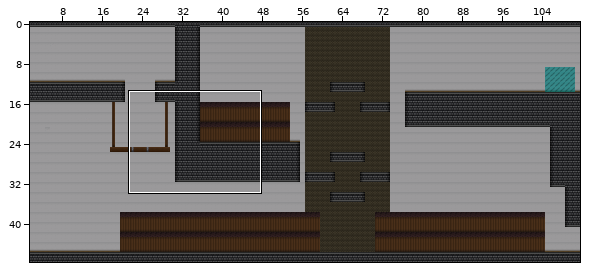
Level history. Tiled map: res/maps/level5.tmx. The picture above shows the old version from afar; the outline marks the close-up.
Close-up. Earlier state:
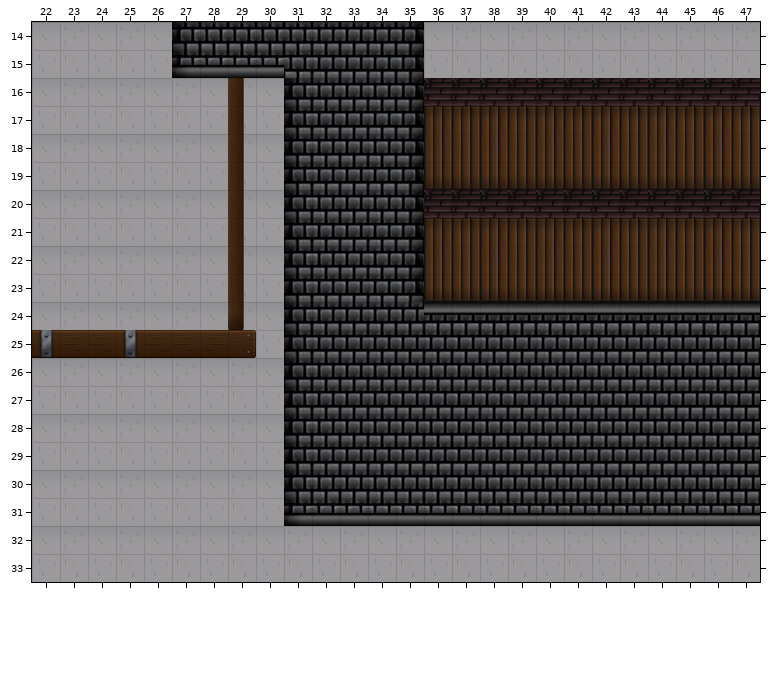
Cells are 64x64 px. Shown: x 22..47, y 14..33. The commit also changed other parts of the map, which this record leaves out.
The result:
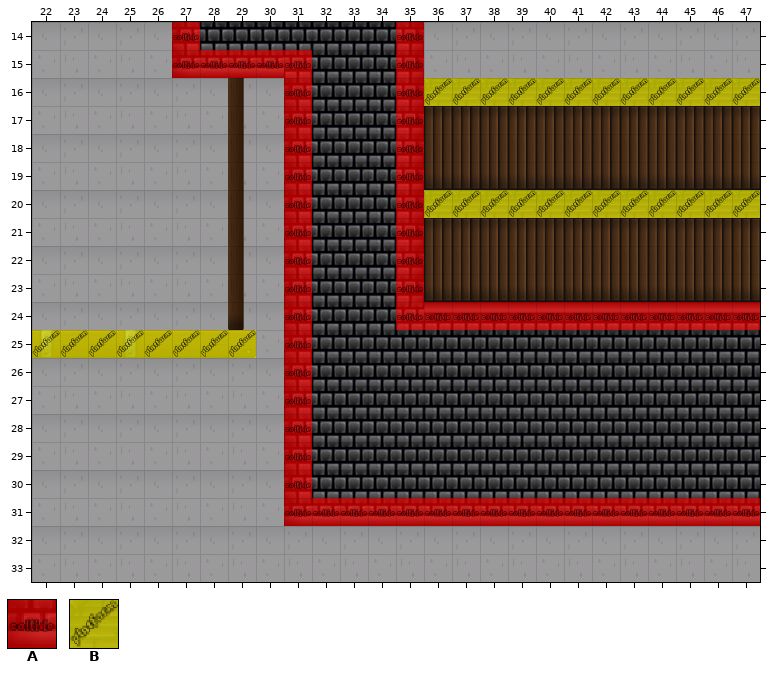
Key: from "Meta Tileset": A 3 "collision", B 4 "jump_through".
_ is an empty cell.
Tiles of an added or newly shown layer are drawn over the layers below it.
See-through tiles are keyed as they look on the map.
Change:
Changed rows in their new state; . is an unchanged cell.
Layer "Collision" (now shown):
first column x 22:
14 .....A.......A............
15 .....AAAAA...A............
16 .........A...ABBBBBBBBBBBB
17 .........A...A............
18 .........A...A............
19 .........A...A............
20 .........A...ABBBBBBBBBBBB
21 .........A...A............
22 .........A...A............
23 .........A...A............
24 .........A...AAAAAAAAAAAAA
25 BBBBBBBB.A................
26 .........A................
27 .........A................
28 .........A................
29 .........A................
30 .........A................
31 .........AAAAAAAAAAAAAAAAA
